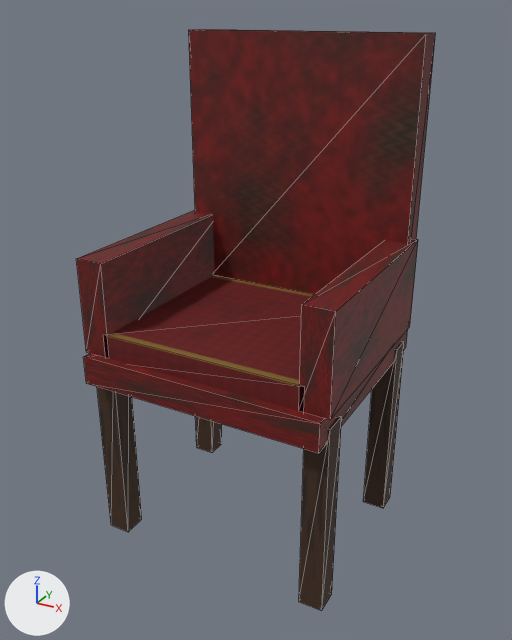
A saved change to the glTF model assets/props/armchair.glb.
The view is the same before and after, from a 50 mm lens placed at (0.661, -1.195, 1.092), pointed at (0.009, -0.008, 0.499). The axes (+X, +Y, +Z) are drawn at lower left. The lights are the same throughout. The first picture is the older version. Mesh edges are drawn as thin lines. Objects named as collision shapes, trigger or cutter boxes, shadow casters or lower levels of detail are left out. Where no turn or scale is listed for an object, it has been applied to the vertices.

The first picture shows 'Arm_-24', 'Arm_24', 'Back', 'Cushion', 'LegR_-24_18', 'LegR_24_18', 'Leg_-24_18', 'Leg_24_18', 'Seat'.
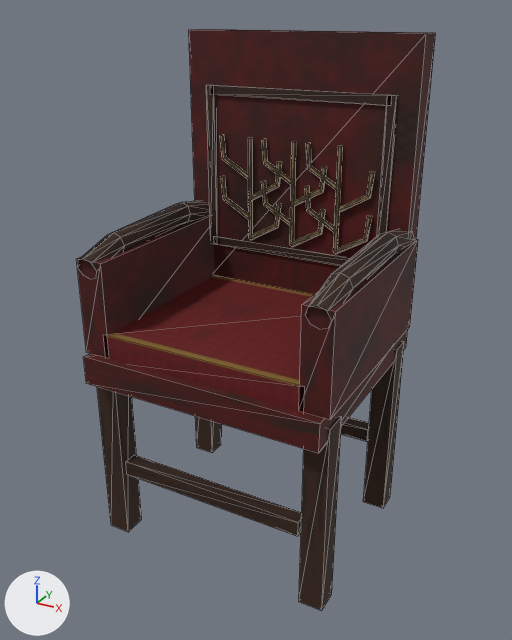
Patch to the scene script:
```diff
--- a/assets/props/armchair.glb.py
+++ b/assets/props/armchair.glb.py
@@ img_t_wood_dark_001 @@
+img_t_wood_dark_001 = load_image('t_wood_dark.001', '_unpacked/t_wood_dark.001', 512, 512, 'sRGB')
@@ mat_m_woodred @@
 n0 = _N.new('ShaderNodeBsdfPrincipled'); n0.name = 'Principled BSDF'
-n0.inputs[2].default_value = 0.62  # 'Roughness'
+n0.inputs[2].default_value = 0.74  # 'Roughness'
 n1 = _N.new('ShaderNodeOutputMaterial'); n1.name = 'Material Output'
+n3 = _N.new('ShaderNodeMix'); n3.name = 'Mix'
+n3.data_type = 'RGBA'
+n3.blend_type = 'MULTIPLY'
+n3.inputs[0].default_value = 1.0  # 'Factor'
+n3.inputs[7].default_value = (0.51, 0.44, 0.36, 1.0)  # 'B', grey #bdb1a2
 n2 = _N.new('ShaderNodeTexImage'); n2.name = 'Image Texture'
@@ mat_m_woodred @@
 _L.new(n0.outputs[0], n1.inputs[0])  # 'BSDF' to 'Surface'
-_L.new(n2.outputs[0], n0.inputs[0])  # 'Color' to 'Base Color'
+_L.new(n3.outputs[2], n0.inputs[0])  # 'Result' to 'Base Color'
+_L.new(n2.outputs[0], n3.inputs[6])  # 'Color' to 'A'
@@ mat_fadedthread @@
+mat_fadedthread = principled_material('FadedThread')
+mat_fadedthread.base_color = (0.29, 0.2, 0.1)  # brown #937c59
+mat_fadedthread.roughness = 0.89
@@ mat_warmwood @@
+mat_warmwood = bpy.data.materials.new('WarmWood')
+# colours: beige #d1ba9e
+# uses the picture img_t_wood_dark_001
@@ me_art_fadedthread @@
+me_art_fadedthread.from_pydata(...)  # 210 vertices, 270 faces; spans x -0.182..0.181, y 0.168..0.178, z 0.606..0.836
+me_art_fadedthread.materials.append(mat_fadedthread)  # brown #937c59
@@ me_art_warmwood @@
+me_art_warmwood.from_pydata(...)  # 112 vertices, 168 faces; spans x -0.266..0.266, y -0.231..0.214, z 0.16..0.94
+me_art_warmwood.materials.append(mat_warmwood)
@@ ob_art_fadedthread @@
+ob_art_fadedthread = bpy.data.objects.new('Art_FadedThread', me_art_fadedthread)
+ob_art_fadedthread.location = (0.0, 0.0, 0.0)
@@ ob_art_warmwood @@
+ob_art_warmwood = bpy.data.objects.new('Art_WarmWood', me_art_warmwood)
+ob_art_warmwood.location = (0.0, 0.0, 0.0)
```

What differs and where, as boxes (x1, y1, x2, y2) in the pictures (512 x 640 px):
'Back', recoloured
    both: (189, 29, 435, 294)
'Art_WarmWood', added
    after: (77, 85, 415, 536)
'Arm_24', recoloured
    both: (299, 239, 418, 419)
'Arm_-24', recoloured
    both: (76, 214, 214, 357)
'Seat', recoloured
    both: (83, 330, 408, 453)
'Art_FadedThread', added (brown)
    after: (220, 135, 375, 254)
